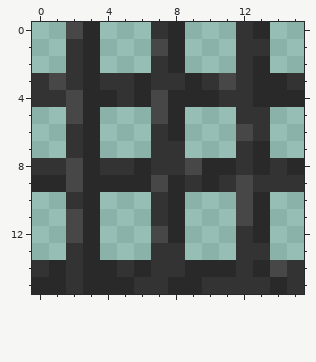
File history of a pixel-art sprite, public/images/parts/iron_fence.png. Above is the file before it was changed.
The file is 32x32 pixels, drawn in blocks of 2x2; one block is one cell here.
After the commit:
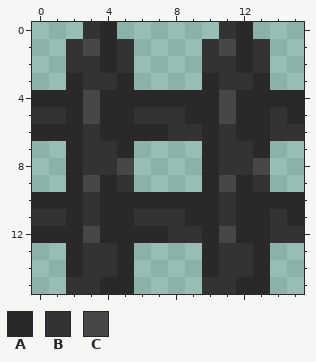
Palette (. is transparent): A #292929  B #333333  C #474747
What changed:
Changed rows in their new state; - is an unchanged pixel.
first column x 0:
 0 --.BA--..--BA.--
 1 ---CAB-..-BCA---
 2 ---BAB-..-BBAB--
 3 ..AB-A....AB--..
 4 AAAC-A-A---CA---
 5 BBACAABBBAACAABA
 6 AAABAAAABBABAABB
 7 --ABBA-..-AB----
 8 ..AB-C....-B-C..
 9 ..AC-B....-CA-..
10 AAABAAAA-AABA-AA
11 BBABAAB-BAABA-BA
12 AAACAAAABBACA-BB
13 --ABBA-..-AB-A--
14 ..ABBA....-B--..
15 ..-B--....--AA..
Changed places in both pictures, as pixel boxes (x1, y1, x2, y2):
changed: (32, 22, 304, 294)
